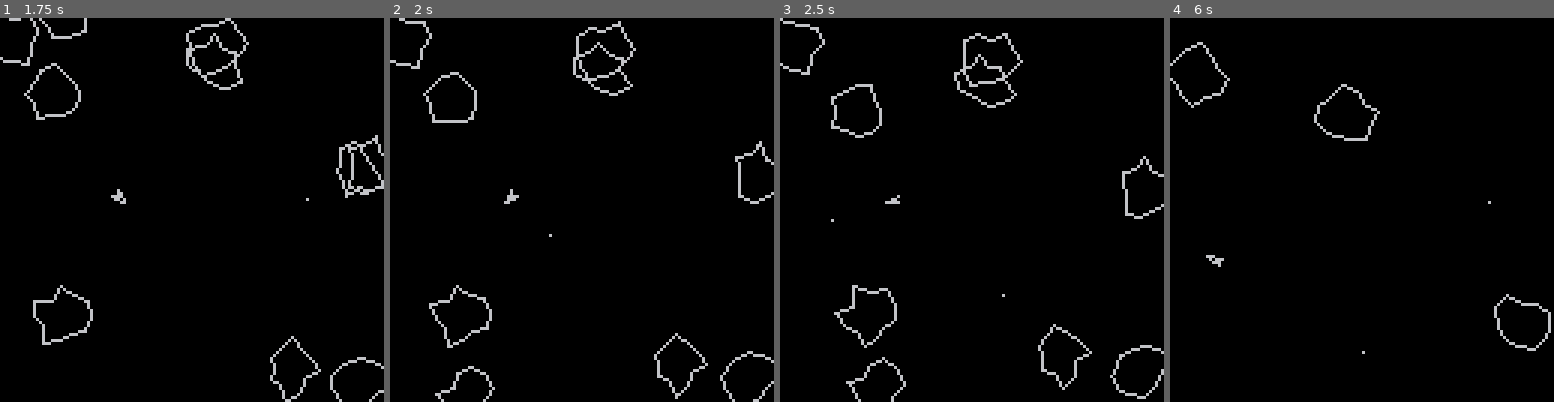
Above: before the commit, frames 1-4 (left to right).
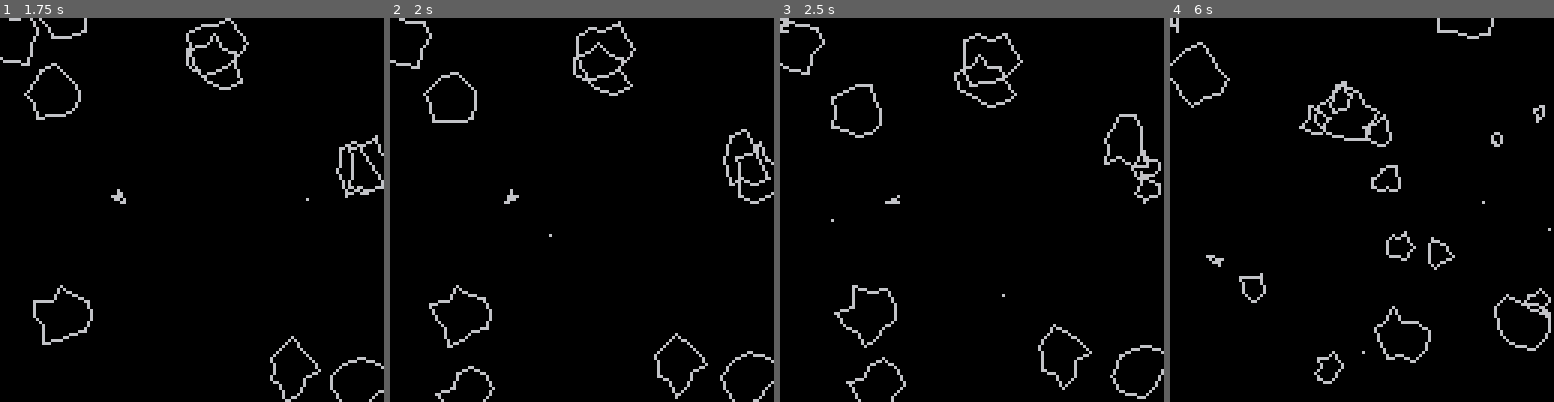
Above: after the commit, the same moments.

Repository: Aeklad/pico8
Game: PICO-8 cartridge test.p8
Two runs of this game, one before a commit and one after it. Both use one fixed random seed, a clock stepped at 60 frames per second and the inputs below.
Inputs:
- Up to frame 1 (1.75 s): tap O (Z key) at 0.7, 1.7 s; hold Right from 1.6 s (still down)
- Up to frame 2 (2 s): keep holding Right
- Up to frame 3 (2.5 s): release Right at 2.1 s; tap O (Z key) at 2.1 s; hold Up 2.15-2.42 s; hold Right from 2.47 s (still down)
- Up to frame 4 (6 s): tap O (Z key) every 0.4 s from 2.5 to 5.7 s; release Right at 3.03 s; hold Left 3.08-3.58 s; hold Right 4.02-4.68 s; hold Up 4.73-5.03 s; hold Left 5.08-5.68 s

Frame 1 is identical in both runs. In frame 2, 0.3% of the frame differs, in the area x 86-100%, y 28-44%; in frame 3, 0.8%; in frame 4, 2.0%, in the area x 0-100%, y 0-96%.

Commit message:
split achieved

Diff:
--- a/test.p8
+++ b/test.p8
@@ -16,6 +16,7 @@
 asteroidminvel=.1
 asteroidmaxrot=.005
 asteroids = {}
+debug = {}
 
 ship = {
  pos = {
@@ -53,6 +54,7 @@
 
 function spawnbullet()
  local bullet = {
+        alive = true,
         time = 0,
         pos = {
          x=0,
@@ -81,7 +83,7 @@
   end
 end
 
-function spawnasteroid()
+function spawnasteroid(scale)
  local asteroid = {
         pos = {
          x=0,
@@ -96,11 +98,13 @@
         rotspeed = .01,
         rot =0 ,
         col = 6,
+        scale = scale,
+        radius = (asteroidrad + asteroidradplus)/scale,
          points = {}
  }
  add(asteroid.points,
  {
-  x= asteroidrad,
+  x= asteroidrad/scale,
   y= 0
  }
  )
@@ -110,7 +114,7 @@
 
  for point=1, (asteroidnumpoints -1) do
 
-  radius = (asteroidrad-asteroidradminus)+rnd(asteroidradplus)
+  radius = ((asteroidrad-asteroidradminus)+rnd(asteroidradplus))/scale
 
   angle =(1/asteroidnumpoints)*point
   vector = {
@@ -129,7 +133,7 @@
 
 add(asteroid.points,
 {
- x= asteroidrad,
+ x= asteroidrad/scale,
  y= 0
 }
 )
@@ -139,7 +143,7 @@
 function generateasteroids()
  local asteroid
  for count = 1, numasteriods do
-  asteroid = spawnasteroid()
+  asteroid = spawnasteroid(1)
   asteroid.vel = {
    speed= (rnd()*(asteroidmaxvel-asteroidminvel))+asteroidminvel,
    direction = rnd()*1
@@ -189,6 +192,64 @@
  end
 end
 
+function pointinpolygon(point, shape)
+ local firstpoint = true
+ local lastpoint =0
+ local rotatedpoint = 0
+ local onright = 0
+ local onleft = 0
+ local xcrossing = 0
+ for k, shapepoint in ipairs(shape.points) do
+  rotatedpoint=rotatepoint(shapepoint,shape.rot)
+  if firstpoint then
+   lastpoint = rotatedpoint
+   firstpoint= false
+  else
+   startpoint = {
+    x=lastpoint.x + shape.pos.x,
+    y=lastpoint.y + shape.pos.y,
+   }
+  endpoint = {
+    x=rotatedpoint.x+shape.pos.x,
+    y=rotatedpoint.y+shape.pos.y,
+   }
+   if ((startpoint.y >= point.y)and (endpoint.y < point.y))
+    or ((startpoint.y < point.y) and (endpoint.y >=point.y)) then
+    -- line crosses ray
+    if (startpoint.x <= point.x) and (endpoint.x <= point.x) then
+     -- line is to left
+     onleft +=1
+    elseif (startpoint.x >= point.x) and (endpoint.x >= point.x) then
+     -- line is to right
+     onright+=1
+    else
+     -- need to calculate crossing x coordinate
+     if (startpoint.y != endpoint.y) then
+      -- filter out horizontal line
+      xcrossing = startpoint.x +
+      ((point.y - startpoint.y)
+      *(endpoint.x - startpoint.x)
+      /(endpoint.y - startpoint.y))
+      if (xcrossing >- point.x) then
+       onright +=1
+      else
+       onleft +=1
+      end
+     end
+    end
+   end
+   lastpoint = rotatedpoint
+  end
+ end
+ -- check if inside
+ if (onright % 2)==1 then
+  -- odd = inside
+  return true
+ else
+  return false
+ end
+end
+
 function rotatepoint(point,rotation)
  rotatedpoint ={
  x=
@@ -225,6 +286,7 @@
  if btn(2) then thrust() end
  ship.rot=range(ship.rot)
  if btnp(4) then
+  s=true
   fireplayerbullet()
  end
 end
@@ -309,24 +371,34 @@
 end
 
 function explodeasteroid(index,asteroid)
+ local pos=asteroid.pos
+ local orgscale = asteroid.scale
  deli(asteroids,index)
+ local newscale = orgscale*2
  sfx(1)
-end
-
+ local asteroid
+ for count = 1, 2 do
+  asteroid = spawnasteroid(newscale)
+  asteroid.vel = {
+   speed= (rnd()*(asteroidmaxvel-asteroidminvel))+asteroidminvel,
+   direction = rnd()*1
+  }
+  asteroid.rotspeed=(rnd()*(2*asteroidmaxrot))-asteroidmaxrot
+  asteroid.pos=pos
+  debug[1]=newscale
+  add(asteroids,asteroid)
+ end
+end
 
 function checkbullethits()
- local x,y,x1,y1
  for bindex, bullet in ipairs(playerbullets) do
-  x=bullet.pos.x
-  y=bullet.pos.y
   for aindex, asteroid in ipairs(asteroids) do
-   x1=asteroid.pos.x
-   y1=asteroid.pos.y
    if checkseparation(bullet.pos,asteroid.pos,asteroidrad+asteroidradplus) then
-   --d = sqrt((x1-x)*(x1-x)+(y1-y)*(y1-y))
-   --if d < components.xcomp then
-     explodeasteroid(aindex,asteroid)
-     del(playerbullets,bullet)
+    if pointinpolygon(bullet.pos,asteroid) then
+      deli(playerbullets,bindex)
+      explodeasteroid(aindex,asteroid)
+      break
+     end
    end
   end
  end
@@ -363,6 +435,9 @@
  drawshape(ship)
  drawbullets()
  drawasteroids()
+ for txt in all(debug) do
+  print(txt)
+ end
 end
 
 
